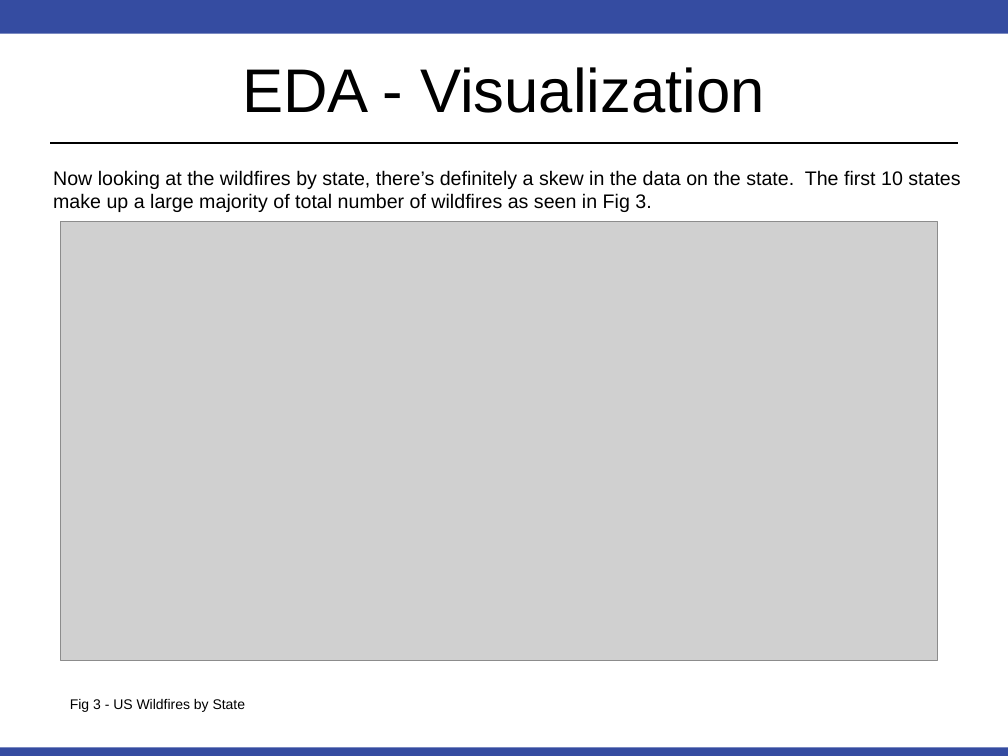
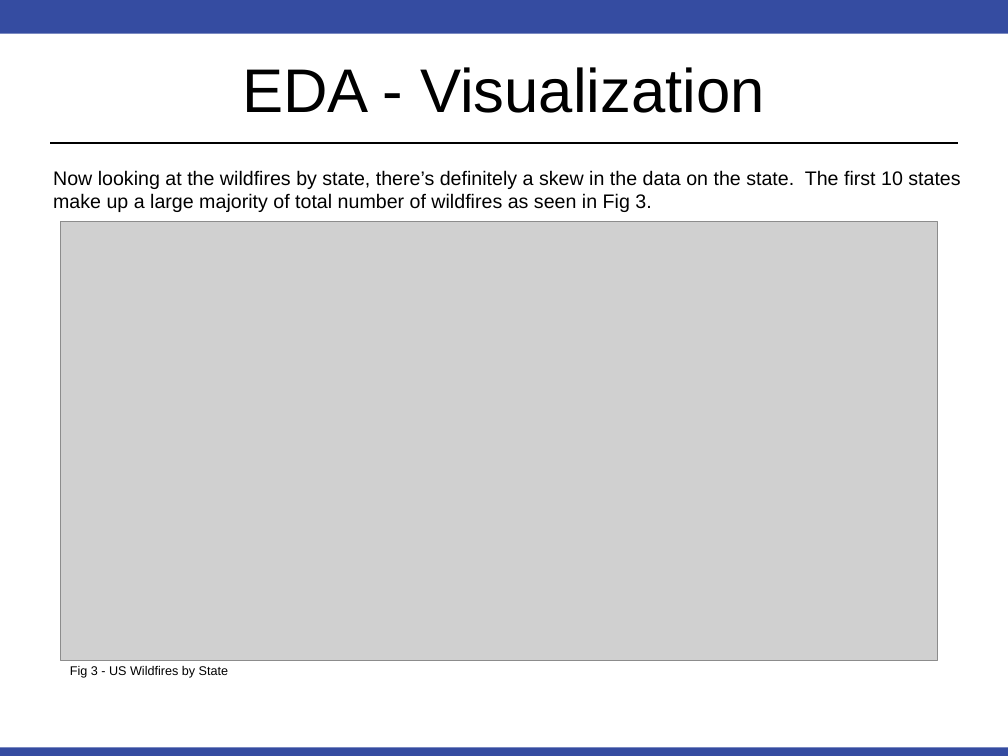
Before and after one commit to RobinsonCW/USWildfireAnalysis, a slide deck: slide 7 of presentation/DS7346_Cloud_Computing_Presentation_jrw.pptx. Drawn at 1008x756 pixels with LibreOffice and Linux fonts; fonts in the diff are those of the drawing; grey boxes stand for pictures. Boxes give left, top, right and bottom in pixels: in the first picture for what was removed or moved away, otherwise in the second. Text is boxed around its words. In the diff, an @@ line names an element or a change of style, - is before the commit and + after.

Commit message:
Changed font on Figures/Tables to 9pt

```diff
--- a/presentation/DS7346_Cloud_Computing_Presentation_jrw.pptx
+++ b/presentation/DS7346_Cloud_Computing_Presentation_jrw.pptx
@@ text "Fig 3 - US Wildfires ...": place and size @@
-text "Fig 3 - US Wildfires ..." at [70, 699, 246, 712]
+text "Fig 3 - US Wildfires ..." at [70, 666, 228, 678]
@@ text "Fig 3 - US Wildfires ..." at [70, 666, 228, 678]: size 10 to 9 pt @@
```
Also in this commit, not shown: 4 other slides changed.
